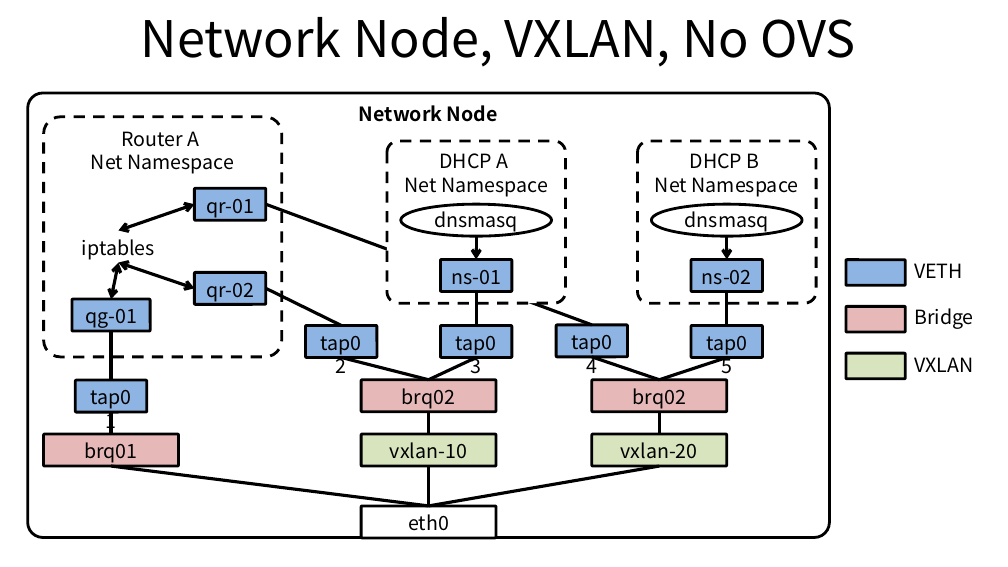
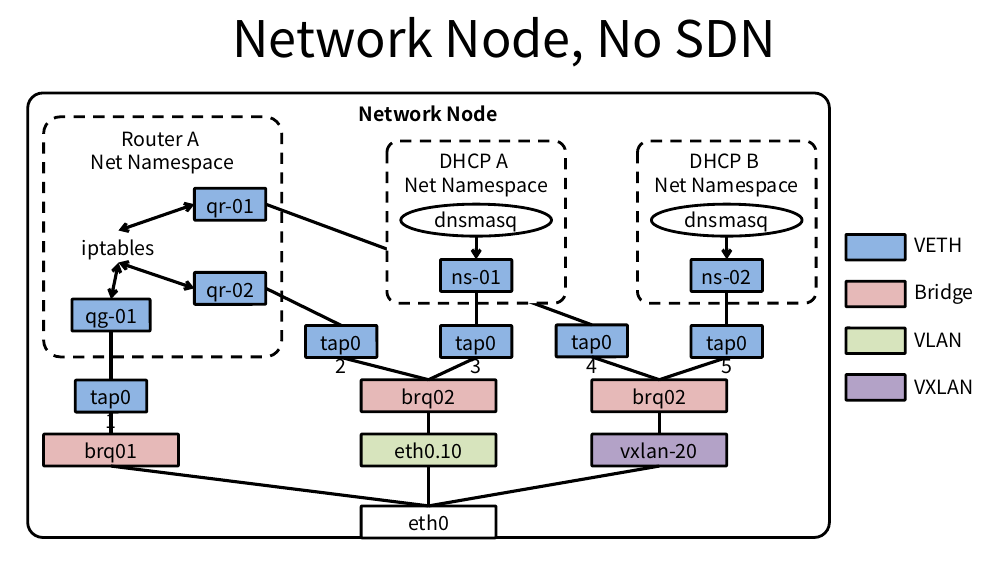
Before and after one commit to ssup2/blog-old, a slide deck: slide 4 of images/theory_analysis/OpenStack_Neutron/OpenStack_Network_Neutron.pptx. Drawn at 1008x567 pixels with LibreOffice and Linux fonts; fonts in the diff are those of the drawing. Boxes give left, top, right and bottom in pixels: in the first picture for what was removed or moved away, otherwise in the second. Text is boxed around its words. In the diff, an @@ line names an element or a change of style, - is before the commit and + after.

```diff
--- a/images/theory_analysis/OpenStack_Neutron/OpenStack_Network_Neutron.pptx
+++ b/images/theory_analysis/OpenStack_Neutron/OpenStack_Network_Neutron.pptx
@@ title at [232, 17, 775, 67]: text changed @@
-Network Node, VXLAN, No OVS
+Network Node, No SDN
@@ 3 rounded rectangles, 2 texts: place and size @@
-3 rounded rectangles, 2 texts at [846, 260, 974, 378]
+3 rounded rectangles, 2 texts at [846, 235, 974, 353]
@@ text added at [914, 332, 962, 347], 14 pt, text #000000 @@
+VLAN
@@ rounded rectangle added at [846, 375, 905, 400], fill #B3A2C7, outline #000000 2 pt @@
@@ text "VXLAN": place and size @@
-text "VXLAN" at [914, 357, 973, 372]
+text "VXLAN" at [914, 379, 973, 394]
@@ text in rounded rectangle at [394, 442, 462, 459]: text changed @@
-vxlan-10
+eth0.10
@@ rounded rectangle "vxlan-20" at [592, 434, 727, 467]: fill #D7E4BD to #B3A2C7 @@
```
Also in this commit, not shown: 1 other slide changed, 5 other files.
